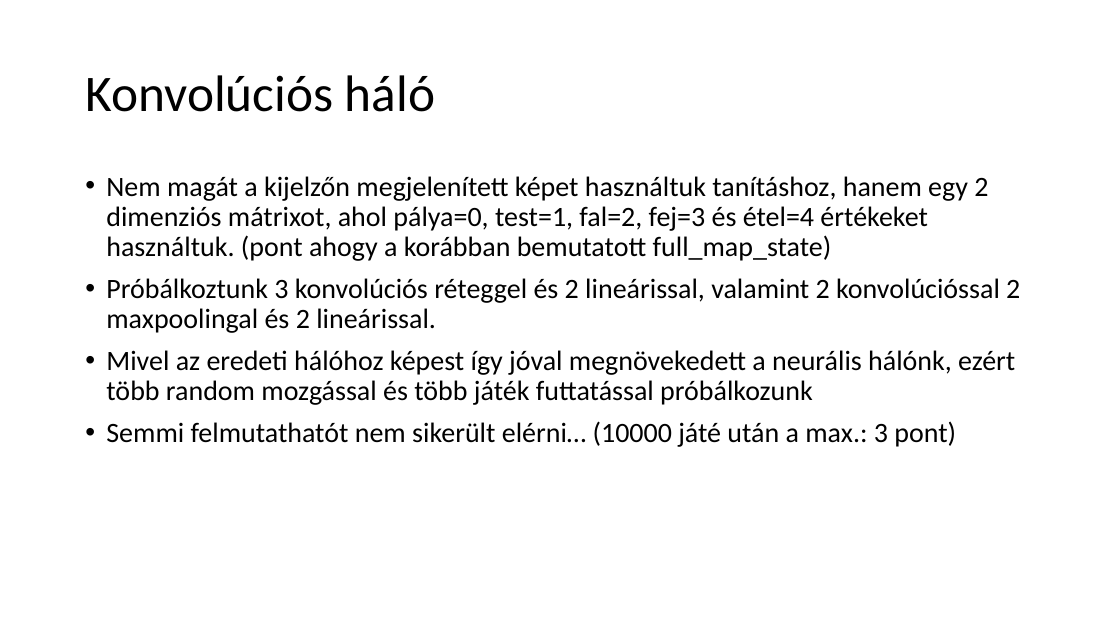
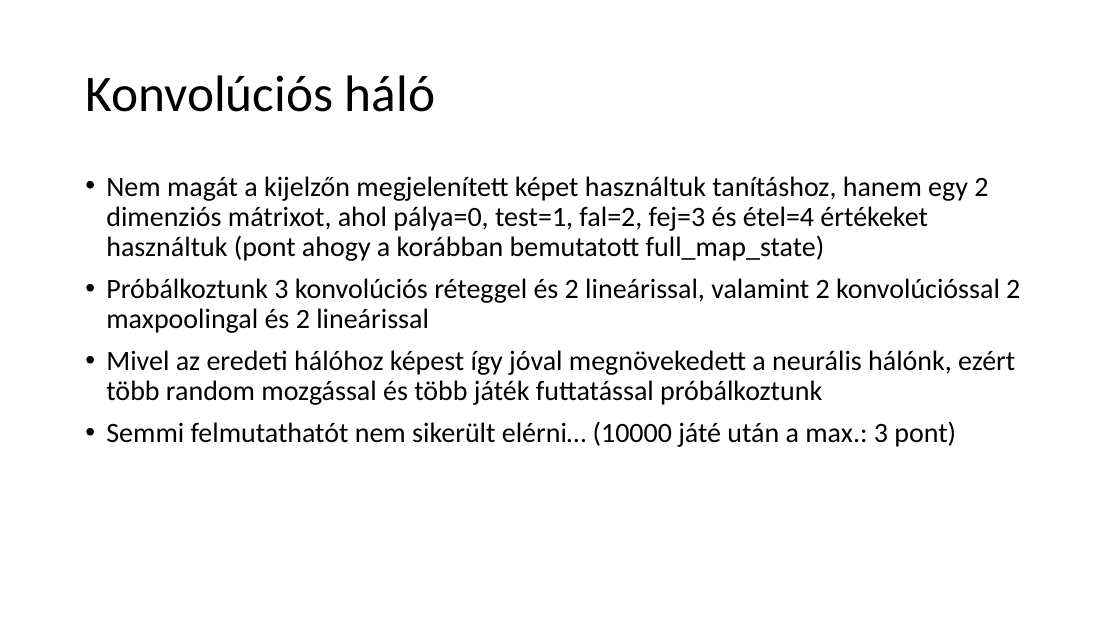
Before and after one commit to kunmts/Snake_AI_gyak, a slide deck: slide 11 of Projektmunka_KarlJanos_KunMatyas.pptx (slide 10 before the commit). Drawn at 1120x630 pixels with LibreOffice and Linux fonts; fonts in the diff are those of the drawing. Boxes give left, top, right and bottom in pixels: in the first picture for what was removed or moved away, otherwise in the second. Text is boxed around its words. In the diff, an @@ line names an element or a change of style, - is before the commit and + after.

```diff
--- a/Projektmunka_KarlJanos_KunMatyas.pptx
+++ b/Projektmunka_KarlJanos_KunMatyas.pptx
@@ text at box(106, 176, 1020, 405): text changed @@
-• Nem magát a kijelzőn megjelenített képet használtuk tanításhoz, hanem egy 2 dimenziós mátrixot, ahol pálya=0, test=1, fal=2, fej=3 és étel=4 értékeket használtuk. (pont ahogy a korábban bemutatott full_map_state)
-• Próbálkoztunk 3 konvolúciós réteggel és 2 lineárissal, valamint 2 konvolúcióssal 2 maxpoolingal és 2 lineárissal.
-• Mivel az eredeti hálóhoz képest így jóval megnövekedett a neurális hálónk, ezért több random mozgással és több játék futtatással próbálkozunk
+• Nem magát a kijelzőn megjelenített képet használtuk tanításhoz, hanem egy 2 dimenziós mátrixot, ahol pálya=0, test=1, fal=2, fej=3 és étel=4 értékeket használtuk (pont ahogy a korábban bemutatott full_map_state)
+• Próbálkoztunk 3 konvolúciós réteggel és 2 lineárissal, valamint 2 konvolúcióssal 2 maxpoolingal és 2 lineárissal
+• Mivel az eredeti hálóhoz képest így jóval megnövekedett a neurális hálónk, ezért több random mozgással és több játék futtatással próbálkoztunk
```
Also in this commit, not shown: 7 other slides changed, 2 slides added.
